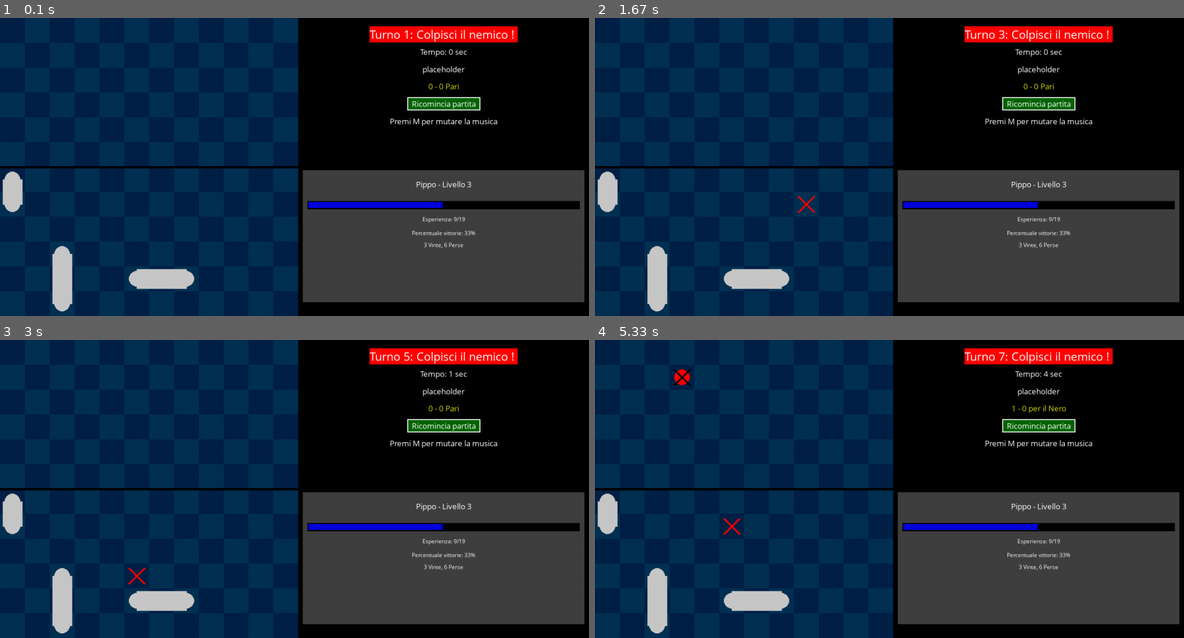
Above: before the commit, frames 1-4 (two rows, left to right).
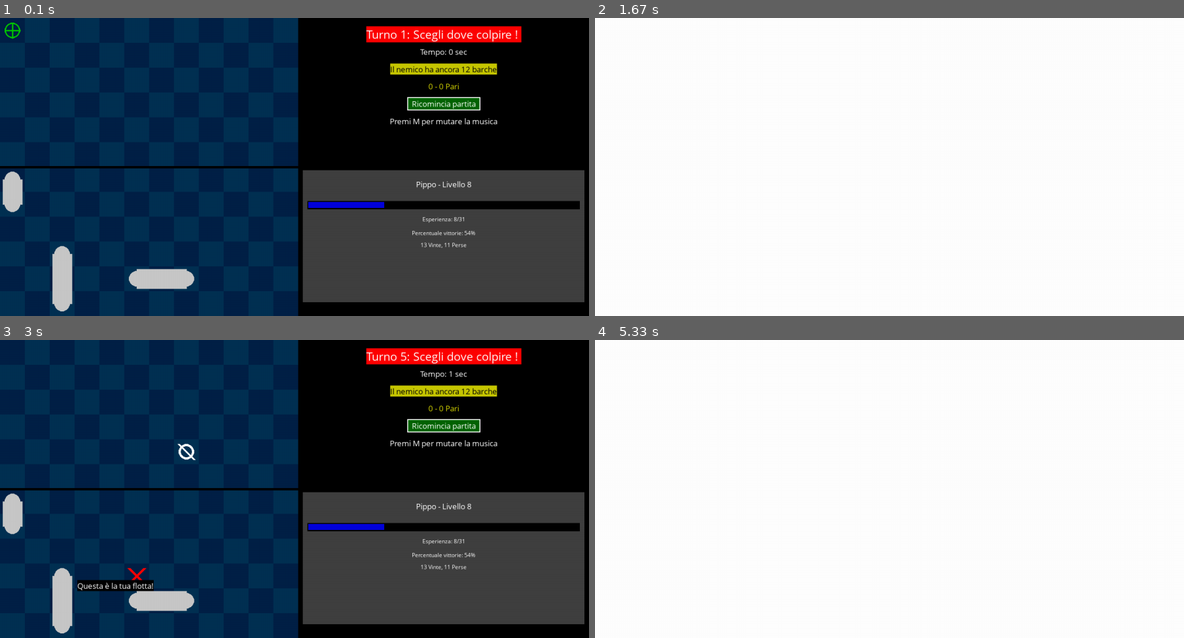
Above: after the commit, the same moments.

Repository: AlessandroBonomo28/pygame-tests
Game: pygame game, started from battaglia navale/game.py
Same seed, same stepped clock (60 frames per second), same inputs: the game is played once before the commit and once after it.
Inputs (mouse positions are in pixels of both pictures, inside the frame that each line leads up to):
- Up to frame 1 (0.1 s): no input
- Up to frame 2 (1.67 s): press the mouse at (889, 187) at 0.37 s; move the mouse to (818, 178) at 0.47 s; release the mouse at (748, 169) at 0.6 s; press the mouse at (742, 167) at 0.7 s; move the mouse to (718, 113) at 0.8 s; release the mouse at (695, 62) at 0.93 s; click (771, 119) at 1.05 s
- Up to frame 3 (3 s): press the mouse at (176, 441) at 1.87 s; move the mouse to (217, 474) at 1.97 s; release the mouse at (259, 503) at 2.1 s; click (400, 405) at 2.6 s; click (117, 599) at 2.88 s
- Up to frame 4 (5.33 s): click (936, 459) at 3.22 s; press the mouse at (936, 459) at 3.53 s; move the mouse to (895, 429) at 3.63 s; release the mouse at (854, 399) at 3.77 s; press the mouse at (936, 459) at 3.87 s; move the mouse to (848, 480) at 3.97 s; release the mouse at (765, 503) at 4.1 s; press the mouse at (936, 459) at 4.2 s; move the mouse to (930, 432) at 4.3 s; release the mouse at (918, 405) at 4.43 s; click (683, 378) at 4.55 s; press the mouse at (683, 378) at 4.87 s; move the mouse to (848, 480) at 4.97 s; release the mouse at (1019, 584) at 5.1 s; click (836, 506) at 5.22 s

The runs differ from the first frame. In frame 1, 1.5% of the frame differs, in the area x 0-89%, y 1-77%; in frame 2, 100%, in the area x 0-100%, y 0-100%; in frame 3, 2.1%; in frame 4, 100%.

Commit message:
explosion e tweaks

Diff:
--- a/battaglia navale/data/player.json
+++ b/battaglia navale/data/player.json
@@ -1 +1 @@
-{"ID": "1adb2eec-f18e-4b62-9d07-8be54e0a8feb", "name": "Pippo", "experience": 9.443650813895953, "draws": 0, "total_experience": 36, "level": 3, "losses": 6, "wins": 3}
+{"ID": "1adb2eec-f18e-4b62-9d07-8be54e0a8feb", "name": "Pippo", "experience": 8.746692585815161, "draws": 0, "total_experience": 157, "level": 8, "losses": 11, "wins": 13}
--- a/battaglia navale/game.py
+++ b/battaglia navale/game.py
@@ -111,12 +111,15 @@
 
 def drawHits(board : Board):
 	# cycle over hit hashmap
+	hit_enemy_color = (255,255,255)
+	hit_player_color = (0,0,0)
 	for position in board.hash_hits:
 		# draw cross
 		x = (position[0]+0.5)*cell_width
 		y = (position[1]+0.5)*cell_width
-		pygame.draw.line(canvas,(0,0,0),(x-piecesRadius,y-piecesRadius),(x+piecesRadius,y+piecesRadius),5)
-		pygame.draw.line(canvas,(0,0,0),(x-piecesRadius,y+piecesRadius),(x+piecesRadius,y-piecesRadius),5)
+		color = hit_enemy_color if board.getCellColor(position) == PieceColor.RED else hit_player_color
+		pygame.draw.line(canvas,color,(x-piecesRadius,y-piecesRadius),(x+piecesRadius,y+piecesRadius),7)
+		pygame.draw.line(canvas,color,(x-piecesRadius,y+piecesRadius),(x+piecesRadius,y-piecesRadius),7)
 
 def drawLastAImiss(board : Board):
 	#board.moves
@@ -124,24 +127,73 @@
 	if len(board.moves) == 0:
 		return
 
-	if len(board.moves) == 1 and board.moves[0].actor == PieceColor.BLACK:
-		return
-
-
+	last_move = None
 	# get last red move
 	for i in range(len(board.moves)-1,-1,-1):
 		if board.moves[i].actor == PieceColor.RED:
 			last_move = board.moves[i]
 			break
 
+	if last_move == None:
+		#print("Red never moved a piece, cannot draw last move")
+		return
 
 	if last_move.actor == PieceColor.RED:
 		# draw cross
 		x = (last_move.position_hit[0]+0.5)*cell_width
 		y = (last_move.position_hit[1]+0.5)*cell_width
-		pygame.draw.line(canvas,(255,0,0),(x-piecesRadius,y-piecesRadius),(x+piecesRadius,y+piecesRadius),5)
-		pygame.draw.line(canvas,(255,0,0),(x-piecesRadius,y+piecesRadius),(x+piecesRadius,y-piecesRadius),5)
-
+		pygame.draw.line(canvas,(255,0,0),(x-piecesRadius,y-piecesRadius),(x+piecesRadius,y+piecesRadius),7)
+		pygame.draw.line(canvas,(255,0,0),(x-piecesRadius,y+piecesRadius),(x+piecesRadius,y-piecesRadius),7)
+
+
+def drawYourLastMiss(board : Board):
+	#board.moves
+	global ticksLastBlinkSelector
+	if len(board.moves) == 0:
+		return
+
+	last_move = None
+	# get last red move
+	for i in range(len(board.moves)-1,-1,-1):
+		if board.moves[i].actor == PieceColor.BLACK and board.moves[i].did_hit():
+			break
+		elif board.moves[i].actor == PieceColor.BLACK and not board.moves[i].did_hit():
+			last_move = board.moves[i]
+			break
+
+	if last_move == None:
+		return
+
+
+	# blink condition (blink distrae e quindi commento)
+	#blink_condition = (pygame.time.get_ticks() - ticksLastBlinkSelector) % (msBlinkSelector*2) < msBlinkSelector
+	if last_move.actor == PieceColor.BLACK: # and blink_condition:
+		# draw circle with inside empty
+		x = (last_move.position_hit[0]+0.5)*cell_width
+		y = (last_move.position_hit[1]+0.5)*cell_width
+		pygame.draw.circle(canvas,(255,255,255),(x,y), piecesRadius,5)
+		# draw single cross
+		pygame.draw.line(canvas,(255,255,255),(x-piecesRadius,y-piecesRadius),(x+piecesRadius,y+piecesRadius),5)
+
+def drawAim(board : Board):
+	aim_color = (0,200,0)
+	if board.whoMoves() == PieceColor.BLACK and board.status == GameStatus.IN_PROGRESS:
+		# draw red circle with cross
+		mouse_pos = pygame.mouse.get_pos()
+		cell = mousePositionToCell(mouse_pos)
+		if board.isInsideBounds(cell) and board.getCellColor(cell) == PieceColor.RED:
+			x = (cell[0]+0.5)*cell_width
+			y = (cell[1]+0.5)*cell_width
+			pygame.draw.circle(canvas,aim_color,(x,y), piecesRadius,3)
+			# draw single cross vertical horizontal
+			pygame.draw.line(canvas,aim_color,(x-piecesRadius,y),(x+piecesRadius,y),3)
+			pygame.draw.line(canvas,aim_color,(x,y-piecesRadius),(x,y+piecesRadius),3)
+		elif board.isInsideBounds(cell) and board.getCellColor(cell) == PieceColor.BLACK:
+			# draw text Questa è la tua flotta
+			text = normalText.render("Questa è la tua flotta!", True, (255,255,255), (0,0,0))
+			textRect = text.get_rect()
+			textRect.center = (mouse_pos[0], mouse_pos[1] - 30)
+			canvas.blit(text, textRect)
 
 def drawBoard(board :Board):
 	for i in range(board.width):
@@ -163,7 +215,7 @@
 	textTurnColor = (0,0,0) if board.whoMoves() == PieceColor.RED else (255,255,255)
 	textTurnBgColor = (255,255,255) if board.whoMoves() == PieceColor.RED else (255,0,0)
 	if board.whoMoves() == PieceColor.BLACK:
-		textTurn = f"Turno {board.turn_count+1}: Colpisci il nemico ! "
+		textTurn = f"Turno {board.turn_count+1}: Scegli dove colpire ! "
 	else:
 		textTurn = f"Turno {board.turn_count+1}: il {board.whoMoves()} colpisce! "
 
@@ -192,10 +244,24 @@
 	textRect.center = (text_x, text_y + text_spacing)
 	canvas.blit(text, textRect)
 
-	status_text_color = (255,255,255)
-	bg_status_color = (0,0,0)
-	msg_replay = "placeholder"
-	text = normalText.render(msg_replay, True, status_text_color,bg_status_color)
+	status_text_color = (0,0,0)
+	bg_status_color = (200,200,0)
+	if board.red_pieces_alive == 0:
+		status_text_color = (0,0,0)
+		bg_status_color = (0,255,0)
+		enemy_boats_txt = "Hai distrutto tutte le barche nemiche!"
+	elif board.black_pieces_alive == 0:
+		enemy_boats_txt = "Tutte le tue barche sono state distrutte!"
+		status_text_color = (255,255,255)
+		bg_status_color = (255,0,0)
+	else:
+
+		if board.red_pieces_alive == 1:
+			enemy_boats_txt = "Il nemico ha una sola barca ! "
+		else:
+			enemy_boats_txt = f"Il nemico ha ancora {board.red_pieces_alive} barche"
+
+	text = normalText.render(enemy_boats_txt, True, status_text_color,bg_status_color)
 	textRect = text.get_rect()
 	textRect.center = (text_x, text_y + text_spacing*2)
 	canvas.blit(text, textRect)
@@ -208,7 +274,7 @@
 	if board.red_score > board.black_score:
 		score_txt += " per il Rosso"
 	elif board.red_score < board.black_score:
-		score_txt += " per il Nero"
+		score_txt += " per te"
 	else:
 		score_txt += " Pari"
 	text = normalText.render(score_txt, True, score_txt_color, (0,0,0))
@@ -285,10 +351,9 @@
 win_sound = pygame.mixer.Sound("sounds/win.mp3")
 lose_sound = pygame.mixer.Sound("sounds/lose.mp3")
 draw_sound = pygame.mixer.Sound("sounds/draw.mp3")
-dama_sound = pygame.mixer.Sound("sounds/dama.mp3")
+boom_sound = pygame.mixer.Sound("sounds/boom.mp3")
 start_game = draw_sound
 wrong_sound = pygame.mixer.Sound("sounds/wrong.mp3")
-enemy_dama_sound = wrong_sound
 
 
 pygame.mixer.music.load('loop.mp3')
@@ -370,10 +435,14 @@
 		if board.whoMoves() == PieceColor.RED:
 			# AI RED
 			print("AI RED moves")
-			board.makeMoveRedAI(board)
-			pygame.time.delay(AI_delay_ms)
+			pygame.time.delay(AI_delay_ms//2)
+			move = board.makeMoveRedAI(board)
+			pygame.time.delay(AI_delay_ms//2)
 			updateGamePostMove()
-			pygame.mixer.Sound.play(move_sound)
+			if move.did_hit():
+				pygame.mixer.Sound.play(boom_sound)
+			else:
+				pygame.mixer.Sound.play(move_sound)
 			time_elapsed_ms += AI_delay_ms
 
 
@@ -415,14 +484,12 @@
 			if board.status != GameStatus.IN_PROGRESS:
 				break
 
-			ticksLastBlinkSelector = pygame.time.get_ticks() - msBlinkSelector
 			cellPosition = mousePositionToCell(pos)
 
 			if event.type == pygame.MOUSEBUTTONUP:
 				pass
 			elif event.type == pygame.MOUSEBUTTONDOWN and board.getPieceByPosition:
-
-				#piece_hit = board.getPieceByPosition(cellPosition)
+				ticksLastBlinkSelector = pygame.time.get_ticks()
 				if not board.isInsideBounds(cellPosition):
 					print("invalid cell to hit")
 					break
@@ -435,18 +502,25 @@
 					else:
 						move = Move(board.turn_count,PieceColor.BLACK,cellPosition,None,"missed")
 					board.makeMove(move)
-					pygame.mixer.Sound.play(move_sound)
+					if move.did_hit():
+						pygame.mixer.Sound.play(boom_sound)
+					else:
+						pygame.mixer.Sound.play(wrong_sound)
 					updateGamePostMove()
-
+				else:
+					pygame.mixer.Sound.play(wrong_sound)
 
 	drawBoard(board)
+
 	drawPieces(board)
 	drawHits(board)
 	drawLastAImiss(board)
+	drawYourLastMiss(board)
+
 	# bg of right part of screen
 	pygame.draw.rect(canvas,bgLogColor,(height,0,width-height,height))
 
 	drawTextGameStatus()
 	drawPlayerStats()
-
+	drawAim(board)
 	pygame.display.update()
--- a/battaglia navale/game_settings.json
+++ b/battaglia navale/game_settings.json
@@ -1,5 +1,5 @@
 {
-    "AI_delay_ms": 250,
+    "AI_delay_ms": 750,
     "day_born": 3,
     "month_born": 9,
     "year_born": 1934,
--- a/battaglia navale/model/battleship.py
+++ b/battaglia navale/model/battleship.py
@@ -73,6 +73,8 @@
     hash_miss : dict[tuple, bool]
     red_score : int
     black_score : int
+    red_pieces_alive : int
+    black_pieces_alive : int
     def __init__(self, pieces_red : list[Piece] = [],pieces_black : list[Piece] = []):
         self.black_score = 0
         self.red_score = 0
@@ -82,6 +84,8 @@
         self.hash_miss = {}
         self.moves = []
         self.turn_count = 0
+        self.red_pieces_alive = len(self.red_pieces)
+        self.black_pieces_alive = len(self.black_pieces)
         self.__updateStatus()
 
 
@@ -128,6 +132,8 @@
             self.status = GameStatus.RED_WINS
         else:
             self.status = GameStatus.IN_PROGRESS
+        self.red_pieces_alive = red_pieces_alive
+        self.black_pieces_alive = black_pieces_alive
 
     def makeMove(self, move : Move):
         who_moves = "Red" if self.whoMoves() == PieceColor.RED else "Black"
@@ -135,7 +141,6 @@
         if move.piece_hit and move.piece_hit.isAlreadyHit(move.position_hit):
             print("Already hit")
             self.turn_count += 1
-            return
         elif move.did_hit():
             self.__mark_hit(move)
         else:
@@ -219,3 +224,11 @@
         self.makeMove(move)
         print(f"AI move: {move}")
         return move
+
+class Fleet:
+    pieces : list[Piece]
+    def __init__(self, pieces : list[Piece] = []):
+        self.pieces = pieces
+
+    def generate():
+        pass
Not shown, added: battaglia navale/sounds/boom.mp3
Not shown, removed: battaglia navale/sounds/dama.mp3
